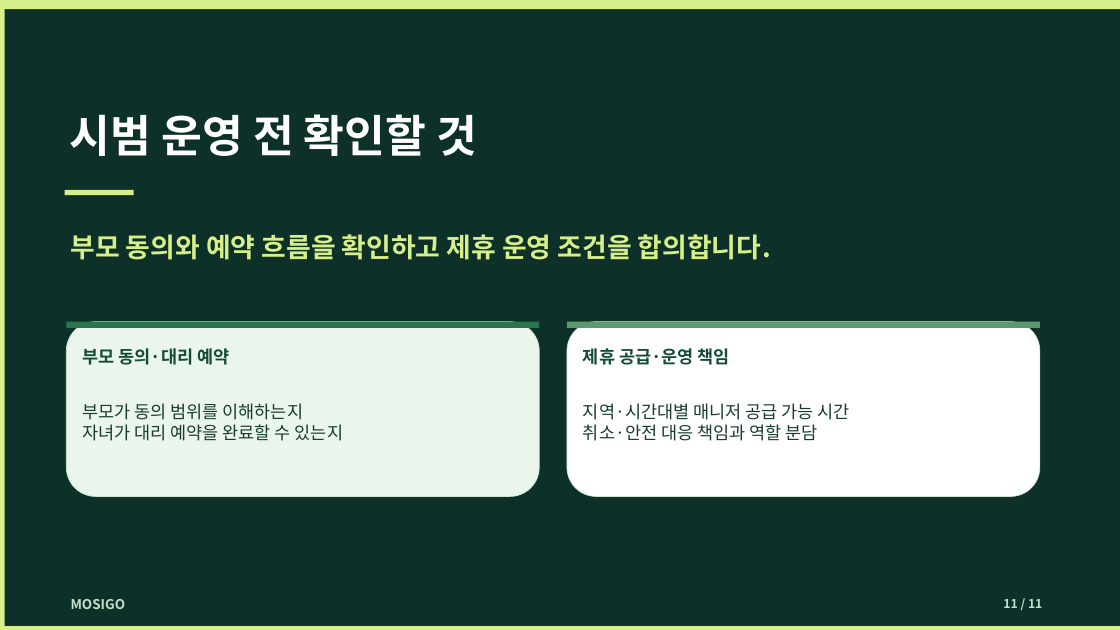
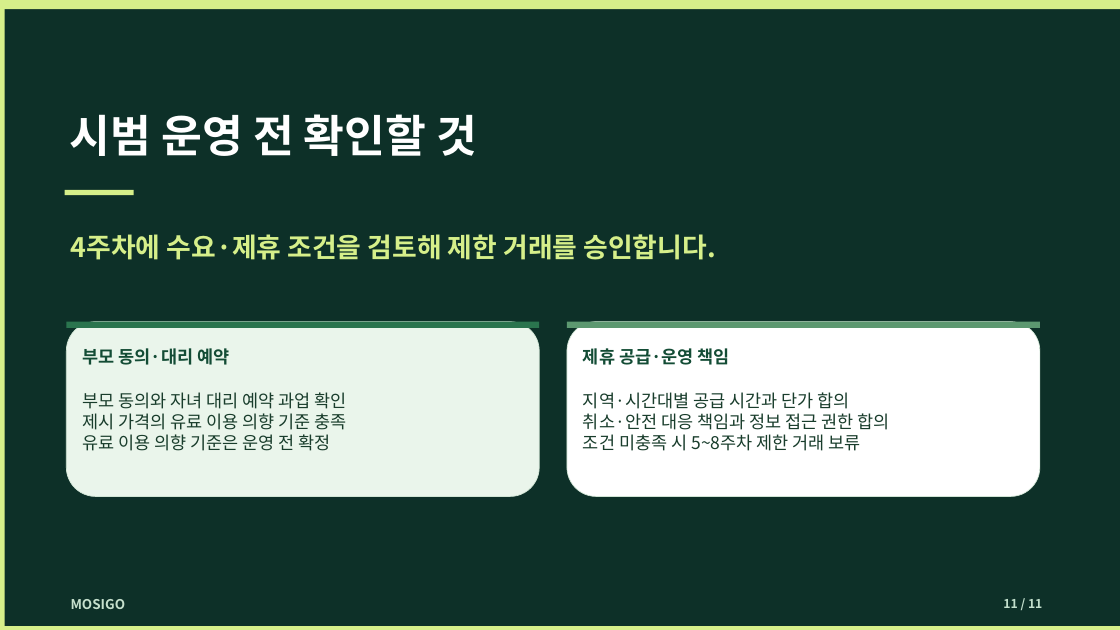
Before and after one commit to dohyunkimmm/mosigo-case-study, a slide deck: slide 11 of downloads/mosigo_report.pptx. Drawn at 1120x630 pixels with LibreOffice and Linux fonts; fonts in the diff are those of the drawing. Boxes give left, top, right and bottom in pixels: in the first picture for what was removed or moved away, otherwise in the second. Text is boxed around its words. In the diff, an @@ line names an element or a change of style, - is before the commit and + after.

```diff
--- a/downloads/mosigo_report.pptx
+++ b/downloads/mosigo_report.pptx
@@ text at box(71, 234, 717, 260): text changed @@
-부모 동의와 예약 흐름을 확인하고 제휴 운영 조건을 합의합니다.
+4주차에 수요·제휴 조건을 검토해 제한 거래를 승인합니다.
@@ text at box(82, 392, 347, 451): text changed @@
-부모가 동의 범위를 이해하는지
-자녀가 대리 예약을 완료할 수 있는지
+부모 동의와 자녀 대리 예약 과업 확인
+제시 가격의 유료 이용 의향 기준 충족
+유료 이용 의향 기준은 운영 전 확정
@@ text at box(583, 392, 890, 451): text changed @@
-지역·시간대별 매니저 공급 가능 시간
-취소·안전 대응 책임과 역할 분담
+지역·시간대별 공급 시간과 단가 합의
+취소·안전 대응 책임과 정보 접근 권한 합의
+조건 미충족 시 5~8주차 제한 거래 보류
```
Also in this commit, not shown: 5 other slides changed, 2 slides added, 2 slides removed, 32 other files.
